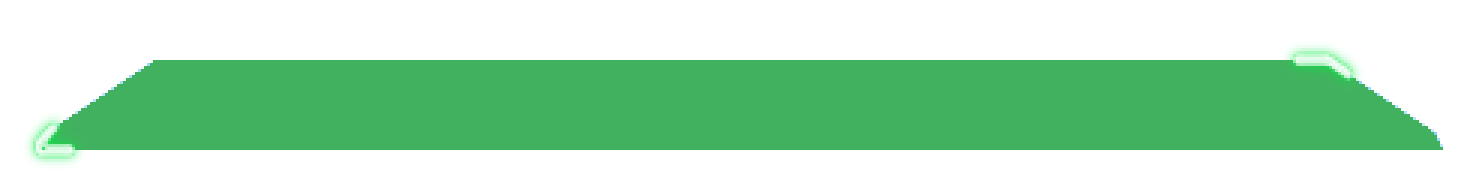
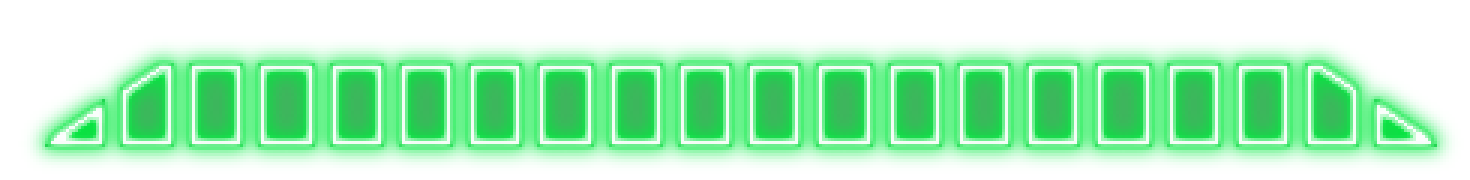
Layers edited between the first and the second 1470×180 image:
removed layer "Details" over [24,39,1368,171]
added layer "Neon Glow" above "Inside Fill Layer" over [24,39,1458,171]
painted on "Inside Fill Layer" over [39,60,1443,150]
